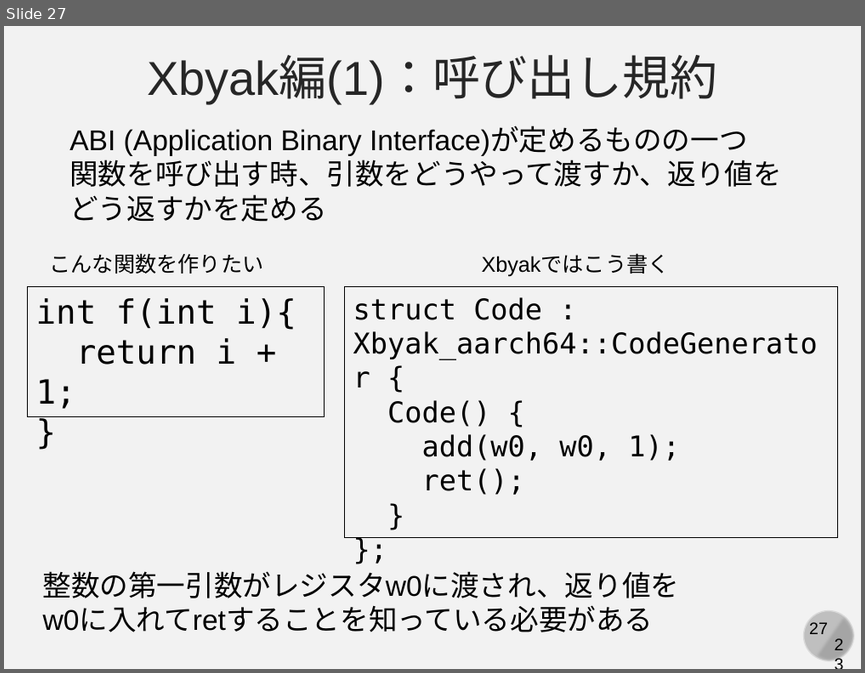
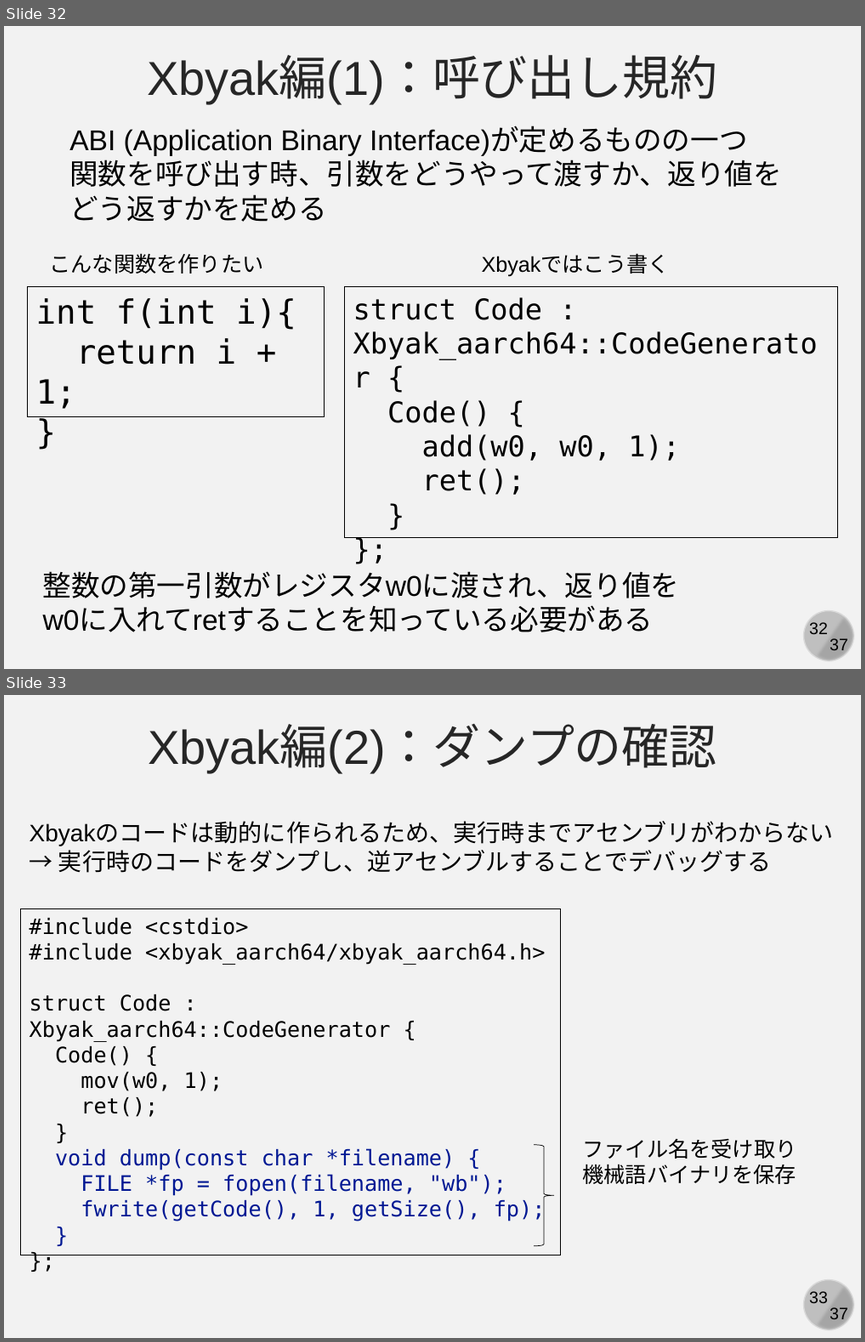
Before and after one commit to kaityo256/xbyak_aarch64_handson, a slide deck: slide/xbyak_aarch64.pptx. Shown one above the other, each under a label of ours: slide 27 before the commit, slides 32 and 33 after it. The pictures are 865x673 and 865x1342 pixels, drawn with LibreOffice and Linux fonts; fonts in the diff are those of the drawing. Boxes give left, top, right and bottom in pixels: in the first picture for what was removed or moved away, otherwise in the second. Text is boxed around its words. In the diff, an @@ line names an element or a change of style, - is before the commit and + after.

```diff
--- a/slide/xbyak_aarch64.pptx
+++ b/slide/xbyak_aarch64.pptx
@@ slide 33 added at bbox=[4, 695, 861, 1338], background #F2F2F2; not listed: 4 template elements that a slide beside it also shows @@
@@ text added at bbox=[148, 726, 717, 772], 40 pt, text #262626 @@
+Xbyak編(2)：ダンプの確認
@@ text added at bbox=[30, 823, 834, 873], 20 pt, text #000000 @@
+Xbyakのコードは動的に作られるため、実行時までアセンブリがわからない
+→ 実行時のコードをダンプし、逆アセンブルすることでデバッグする
@@ rectangle added at bbox=[21, 908, 561, 1254], outline #000000 0.75 pt, 18 pt, text #000000 @@
+#include <cstdio>
+#include <xbyak_aarch64/xbyak_aarch64.h>
+struct Code : Xbyak_aarch64::CodeGenerator {
+Code() {
+mov(w0, 1);
+ret();
+}
+void dump(const char *filename) {
+FILE *fp = fopen(filename, "wb");
+fwrite(getCode(), 1, getSize(), fp);
+}
+};
@@ right brace added at bbox=[534, 1145, 554, 1246], outline #000000 0.5 pt @@
@@ text added at bbox=[583, 1139, 797, 1184], 18 pt, text #000000 @@
+ファイル名を受け取り
+機械語バイナリを保存
@@ what was slide 27 is now slide 32 @@
@@ slide 32 changed as well @@
@@ page number at bbox=[809, 622, 828, 634]: text changed @@
-27
+32
@@ text at bbox=[829, 638, 848, 654]: text changed @@
-23
+37
```
Also in this commit, not shown: 27 other slides changed, 8 other slides added, 2 other files.
